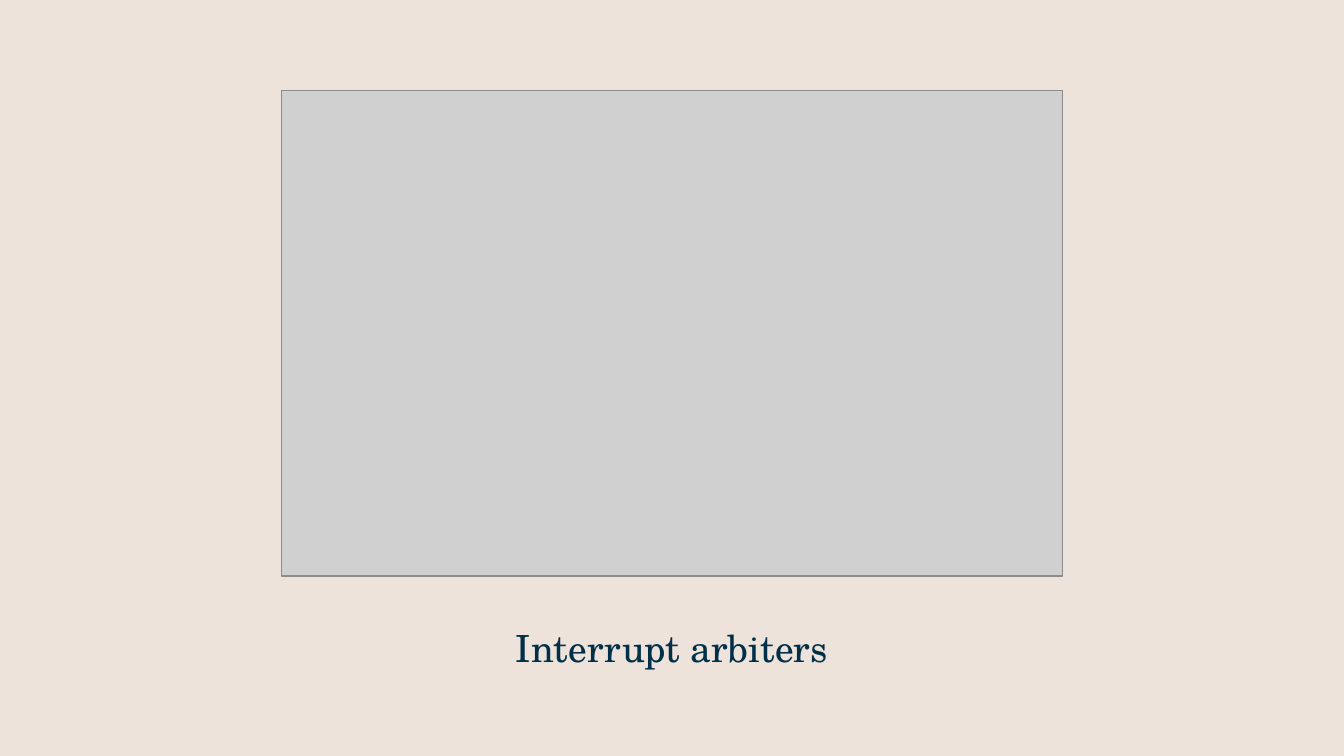
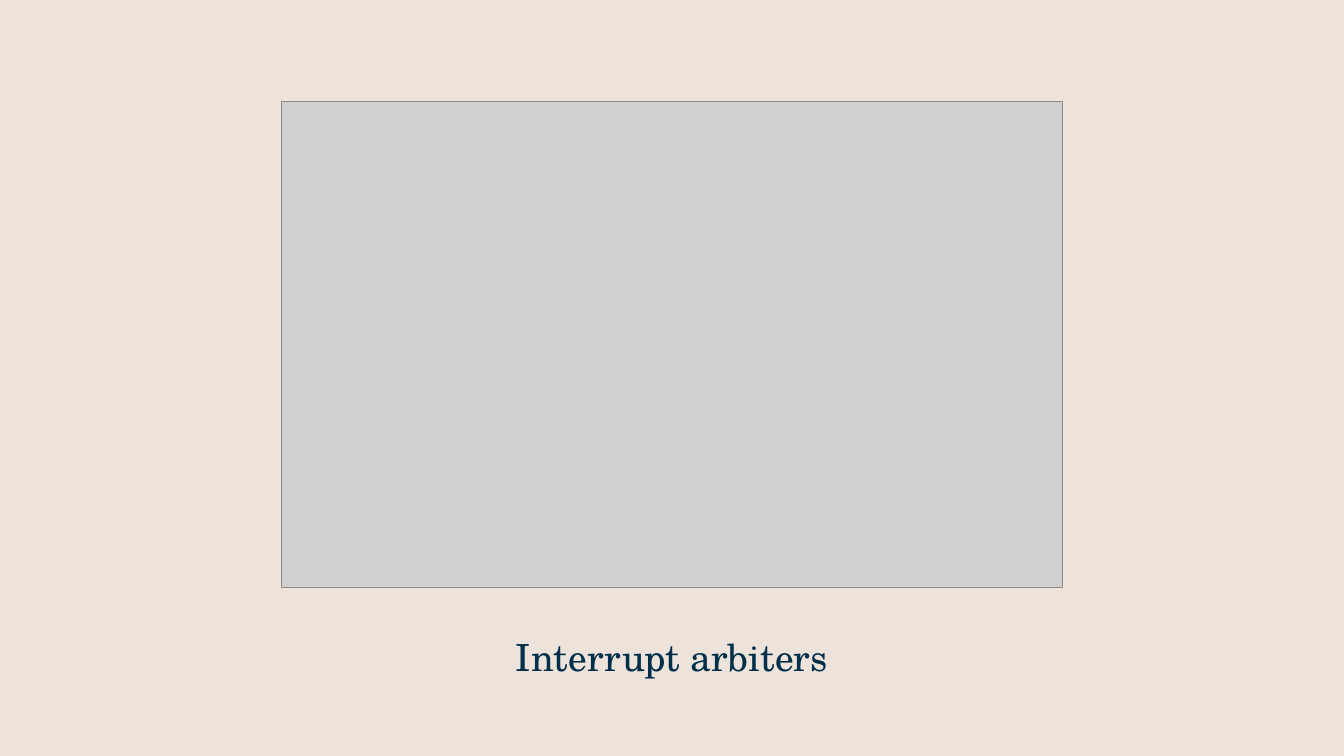
Before and after one commit to Foxtezy/Tic-Tac-Toe-Game, a slide deck: slide 9 of Presentation_ Crosses and Noughts.pptx (slide 11 before the commit). Drawn at 1344x756 pixels with LibreOffice and Linux fonts; fonts in the diff are those of the drawing; grey boxes stand for pictures. Boxes give left, top, right and bottom in pixels: in the first picture for what was removed or moved away, otherwise in the second. Text is boxed around its words. In the diff, an @@ line names an element or a change of style, - is before the commit and + after.

```diff
--- a/Presentation_ Crosses and Noughts.pptx
+++ b/Presentation_ Crosses and Noughts.pptx
@@ picture: place and size @@
-picture at (281,90,1062,575)
+picture at (281,102,1062,587)
@@ title "Interrupt arbiters": place and size @@
-title "Interrupt arbiters" at (516,634,828,670)
+title "Interrupt arbiters" at (516,643,828,679)
```
Also in this commit, not shown: 7 other slides changed, 2 slides added, 4 slides removed.
